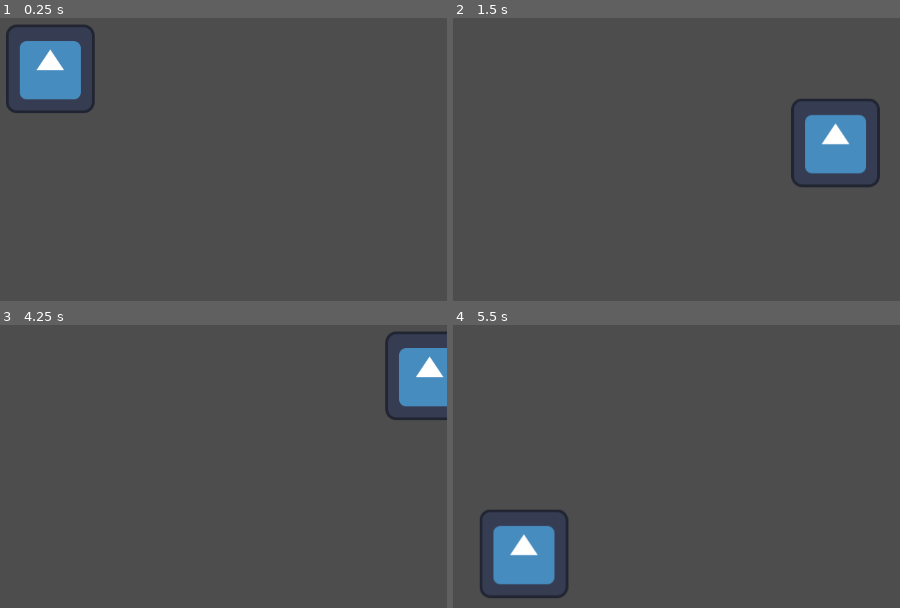
Above: before the commit, frames 1-4 (two rows, left to right).
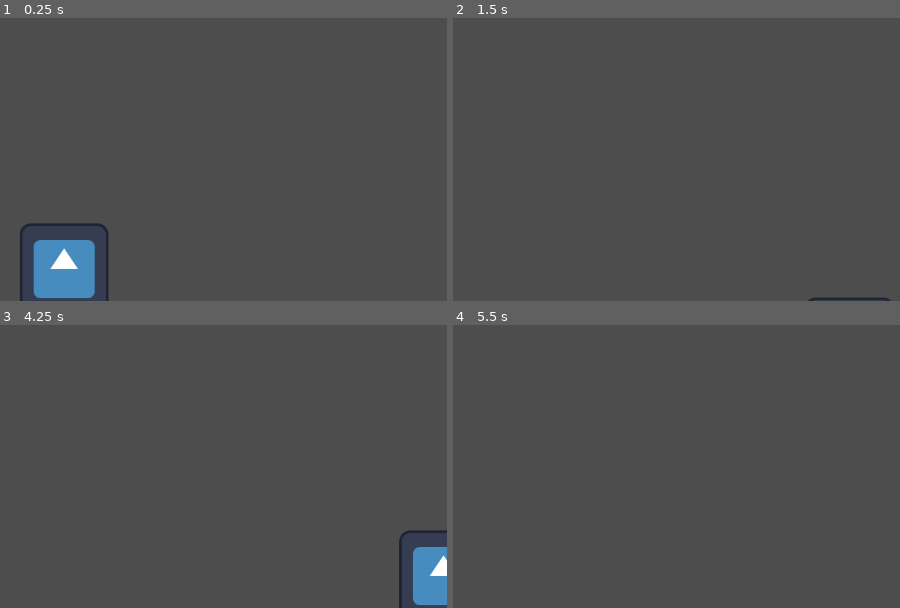
Above: after the commit, the same moments.

Repository: aidan-wolfson/WizardShooterProject
Game: Godot game, scene res://world/world.tscn
Two runs of this game, one before a commit and one after it. Both use one fixed random seed, a clock stepped at 60 frames per second and the inputs below. The engine's default icon, where the game draws it, is replaced by a stand-in: a white triangle on a blue panel in a dark square.
Inputs:
- Up to frame 1 (0.25 s): no input
- Up to frame 2 (1.5 s): tap Enter at 0.5 s; hold D (move_right) 0.53-1.28 s; hold S (move_down) from 1.28 s (still down)
- Up to frame 3 (4.25 s): release S (move_down) at 2.03 s; hold D (move_right) 2.03-2.78 s; tap Space at 2.75 s; hold W (move_up) 2.78-3.53 s; tap Enter at 3.5 s; hold A (move_left) from 3.53 s (still down)
- Up to frame 4 (5.5 s): release A (move_left) at 5.03 s; hold S (move_down) from 5.03 s (still down)

The runs differ from the first frame. In frame 1, 7.0% of the frame differs, in the area x 1-25%, y 2-100%; in frame 2, 3.8%; in frame 3, 4.5%; in frame 4, 3.6%.

Commit message:
Update world.tscn

Diff:
--- a/world/world.tscn
+++ b/world/world.tscn
@@ -8,3 +8,8 @@
 position = Vector2(580, 313)
 MAX_SPEED = 600
 FRICTION = 5000
+
+[node name="Player" parent="." instance=ExtResource("1_5kal6")]
+position = Vector2(600, 600)
+MAX_SPEED = 600
+FRICTION = 5000
